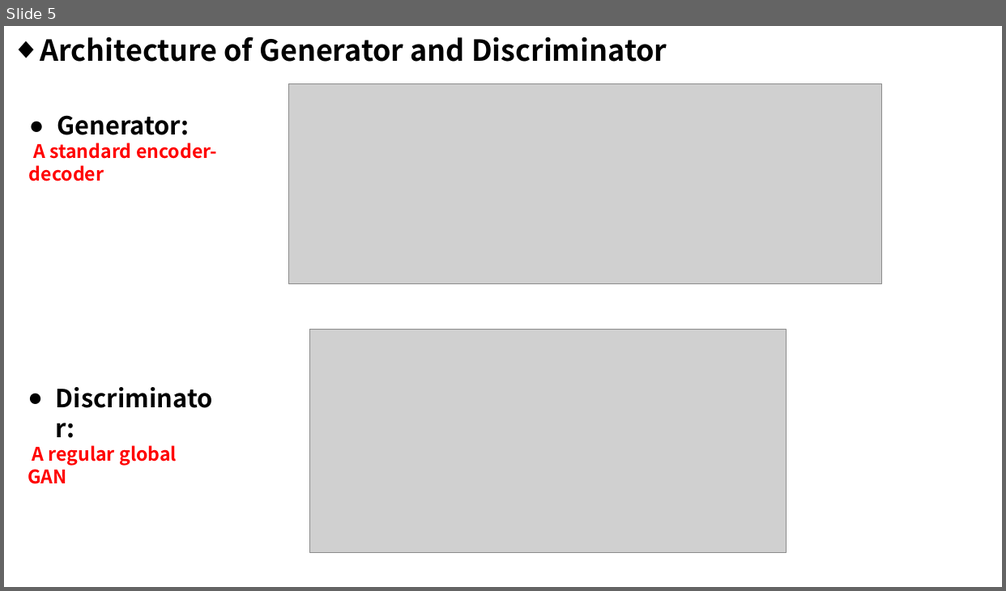
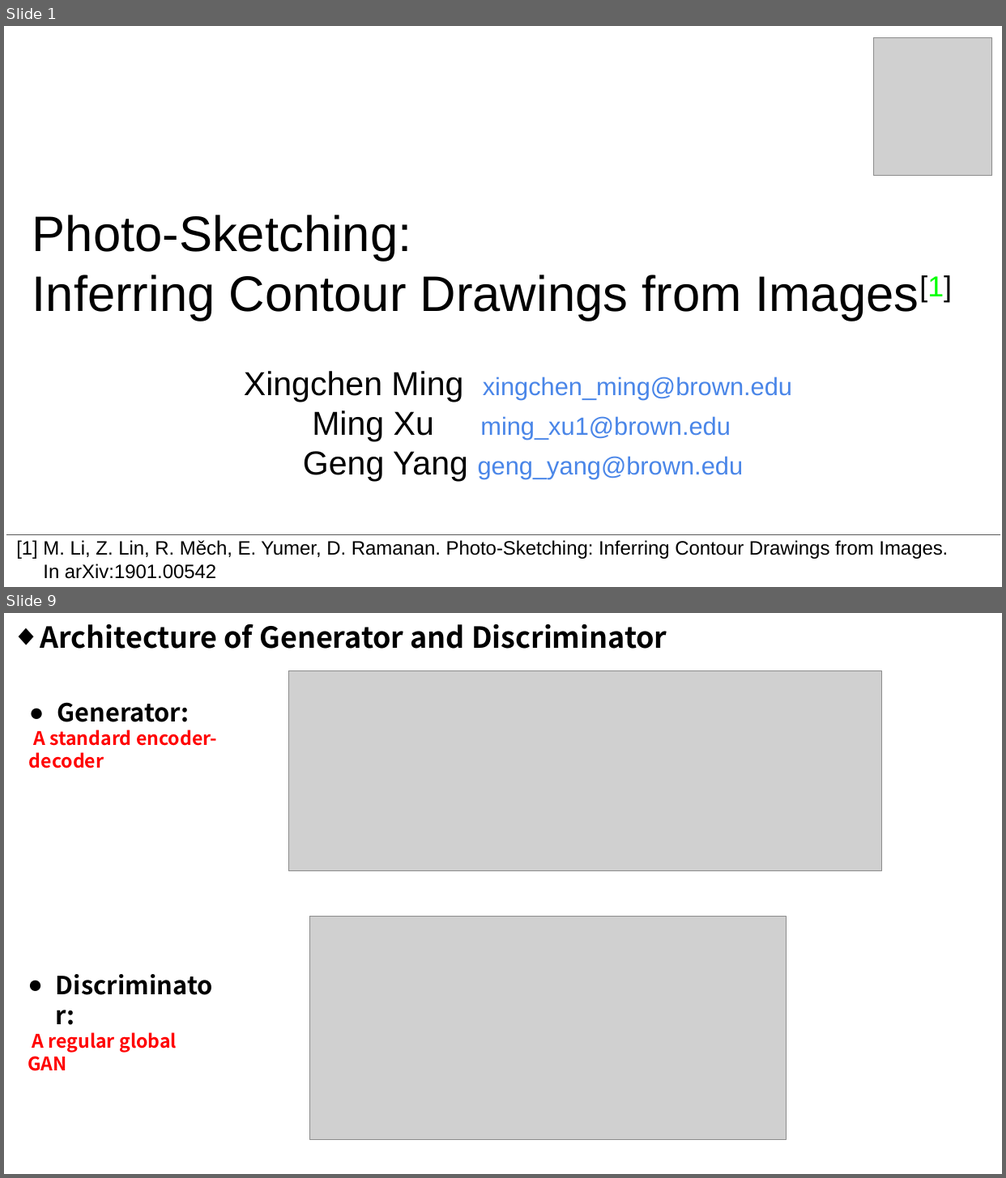
Before and after one commit to mtli/PhotoSketch, a slide deck: doc/Presentation1.pptx. Shown one above the other, each under a label of ours: slide 5 before the commit, slides 1 and 9 after it; the slides between them are not shown. The pictures are 1006x591 and 1006x1178 pixels, drawn with LibreOffice and Linux fonts; fonts in the diff are those of the drawing; grey boxes stand for pictures. Boxes give left, top, right and bottom in pixels: in the first picture for what was removed or moved away, otherwise in the second. Text is boxed around its words. In the diff, an @@ line names an element or a change of style, - is before the commit and + after.

```diff
--- a/doc/Presentation1.pptx
+++ b/doc/Presentation1.pptx
@@ slide 1 added at (4,26,1002,587), background #FFFFFF @@
@@ picture added at (874,38,992,176) @@
@@ text added at (32,215,952,321), 48 pt, text #000000 @@
+Photo-Sketching:
+Inferring Contour Drawings from Images[1]
@@ text added at (244,371,792,482), 24 pt, text #4A86E8 @@
+Xingchen Ming xingchen_ming@brown.edu
+Ming Xu ming_xu1@brown.edu
+Geng Yang geng_yang@brown.edu
@@ line added from (6, 535) to (1000, 535), #595959 0.75 pt @@
@@ text added at (16,540,948,579), 18.7 pt, text #000000 @@
+[1] M. Li, Z. Lin, R. Měch, E. Yumer, D. Ramanan. Photo-Sketching: Inferring Contour Drawings from Images.
+In arXiv:1901.00542
@@ what was slide 5 is now slide 9 @@
```
Also in this commit, not shown: 4 slides changed, 3 other slides added, 7 other files.
